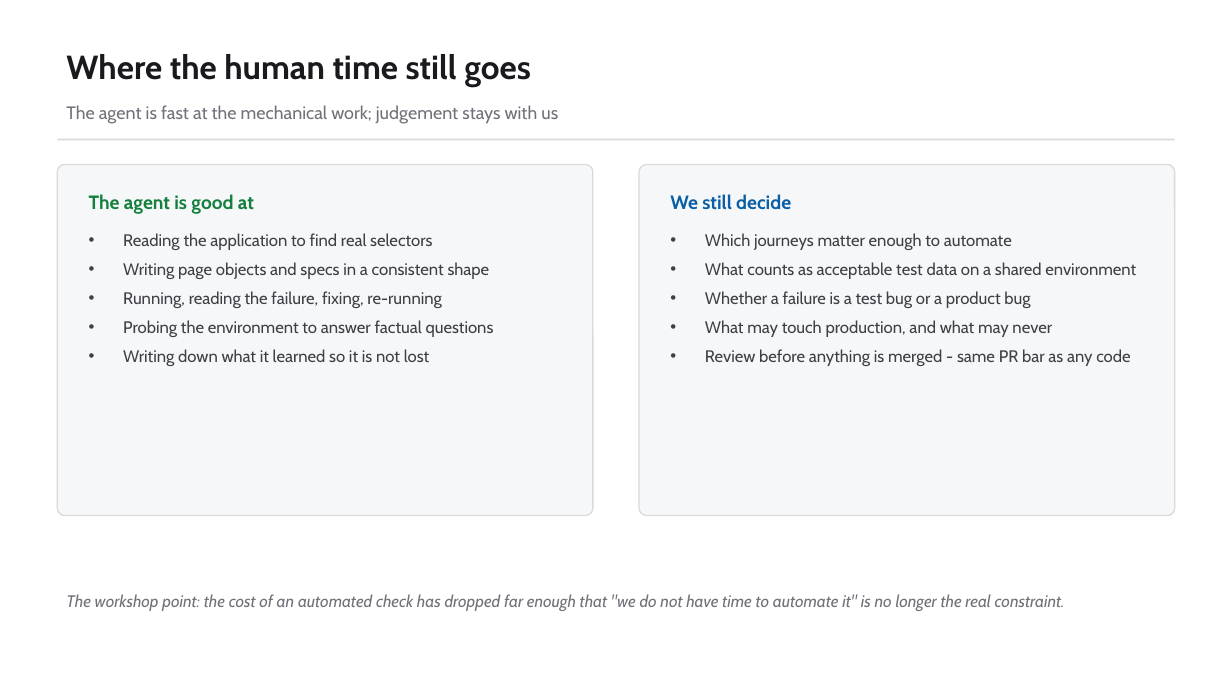
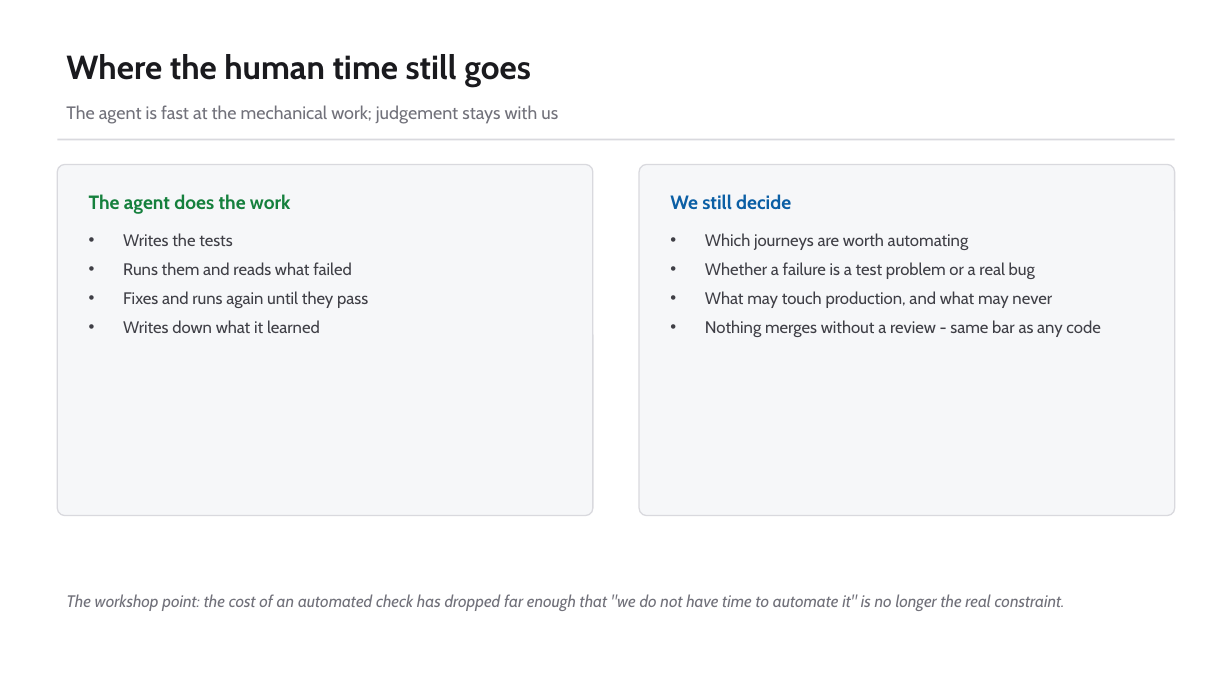
Before and after one commit to bulubuloa/AS.APAC.AI.Workshop, a slide deck: slide 12 of presentations/Web_Test_Automation_Playwright.pptx (slide 14 before the commit). Drawn at 1232x693 pixels with LibreOffice and Linux fonts; fonts in the diff are those of the drawing. Boxes give left, top, right and bottom in pixels: in the first picture for what was removed or moved away, otherwise in the second. Text is boxed around its words. In the diff, an @@ line names an element or a change of style, - is before the commit and + after.

```diff
--- a/presentations/Web_Test_Automation_Playwright.pptx
+++ b/presentations/Web_Test_Automation_Playwright.pptx
@@ text at [89,194,291,214]: text changed @@
-The agent is good at
+The agent does the work
@@ text at [123,233,368,333]: text changed @@
-• Reading the application to find real selectors
-• Writing page objects and specs in a consistent shape
-• Running, reading the failure, fixing, re-running
-• Probing the environment to answer factual questions
-• Writing down what it learned so it is not lost
+• Writes the tests
+• Runs them and reads what failed
+• Fixes and runs again until they pass
+• Writes down what it learned
@@ text at [705,233,1035,279]: text changed @@
-• Which journeys matter enough to automate
-• What counts as acceptable test data on a shared environment
-• Whether a failure is a test bug or a product bug
+• Which journeys are worth automating
+• Whether a failure is a test problem or a real bug
@@ text at [705,320,1100,337]: text changed @@
-• Review before anything is merged - same PR bar as any code
+• Nothing merges without a review - same bar as any code
```
Also in this commit, not shown: 1 other slide changed, 2 slides removed, 1 other file.
